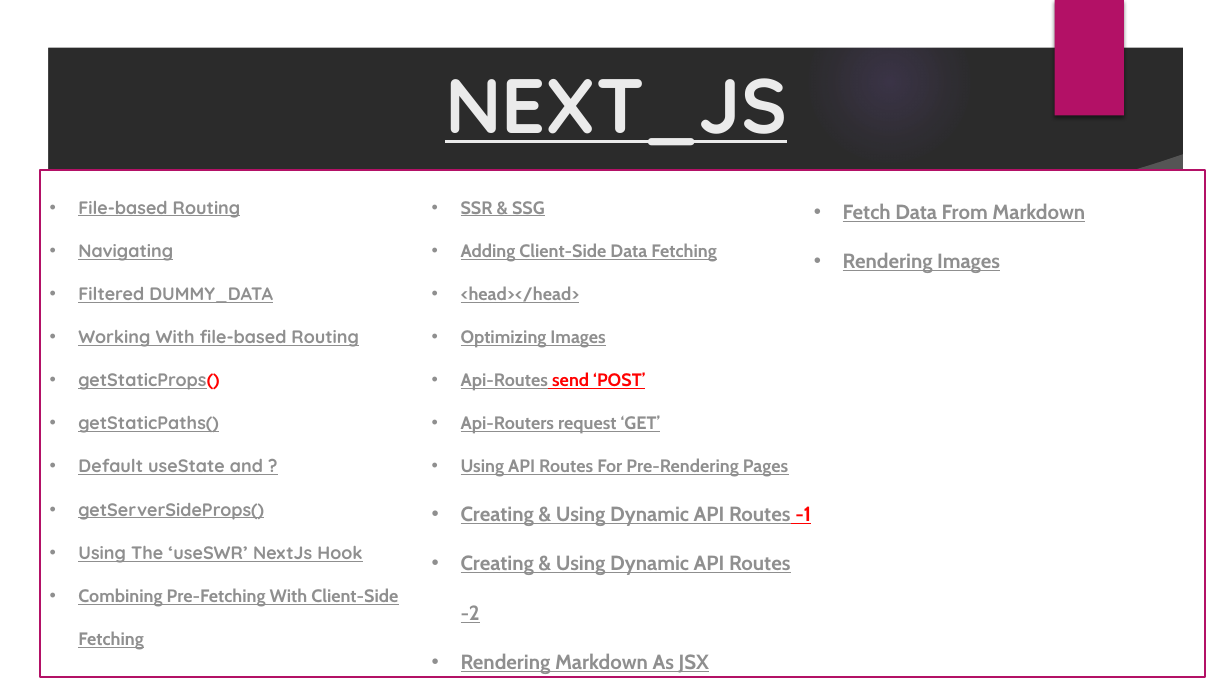
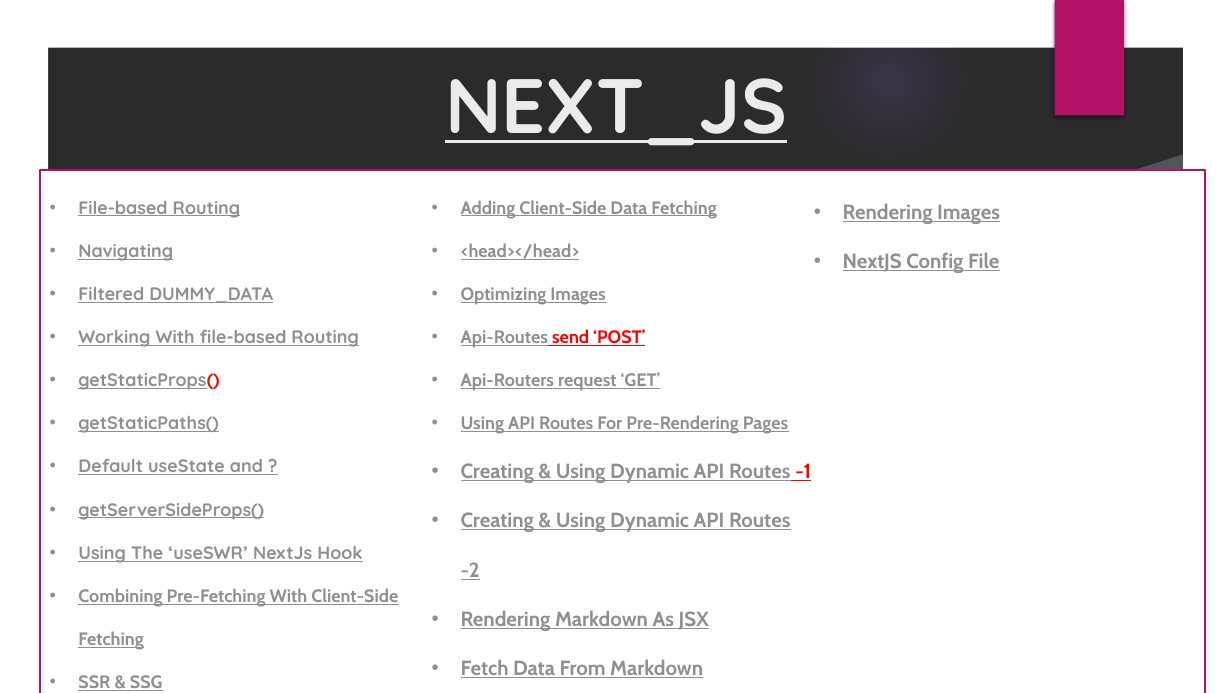
Before and after one commit to bakour1/order-food-app, a slide deck: slide 36 of Presentation1.pptx. Drawn at 1232x693 pixels with LibreOffice and Linux fonts; fonts in the diff are those of the drawing; background and template pictures are left out; a plain dark background stands for a picture behind light text. Boxes give left, top, right and bottom in pixels: in the first picture for what was removed or moved away, otherwise in the second. Text is boxed around its words. In the diff, an @@ line names an element or a change of style, - is before the commit and + after.

```diff
--- a/Presentation1.pptx
+++ b/Presentation1.pptx
@@ rectangle "File-based Routing": place and size @@
-rectangle "File-based Routing" at (41, 170, 1205, 677)
+rectangle "File-based Routing" at (41, 170, 1205, 693)
@@ text in rectangle at (843, 252, 999, 273): paragraph added @@
+• NextJS Config File
@@ ellipse removed at (870, 593, 970, 693) @@
```
Also in this commit, not shown: 1 slide added.
